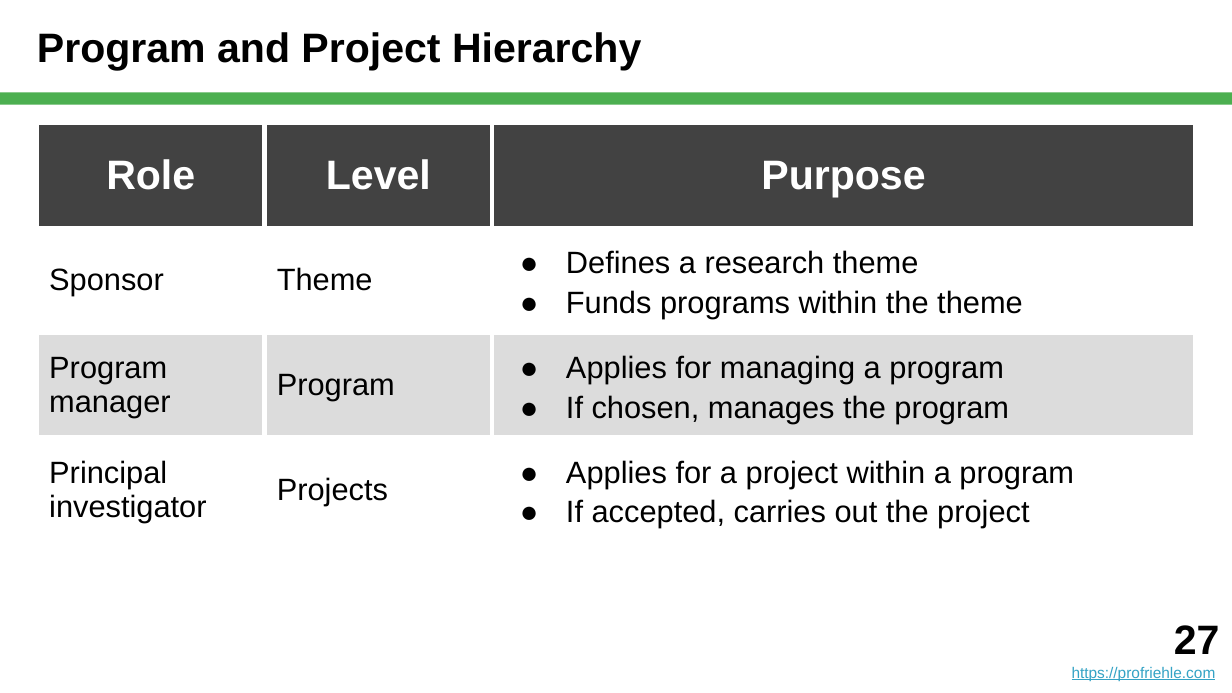
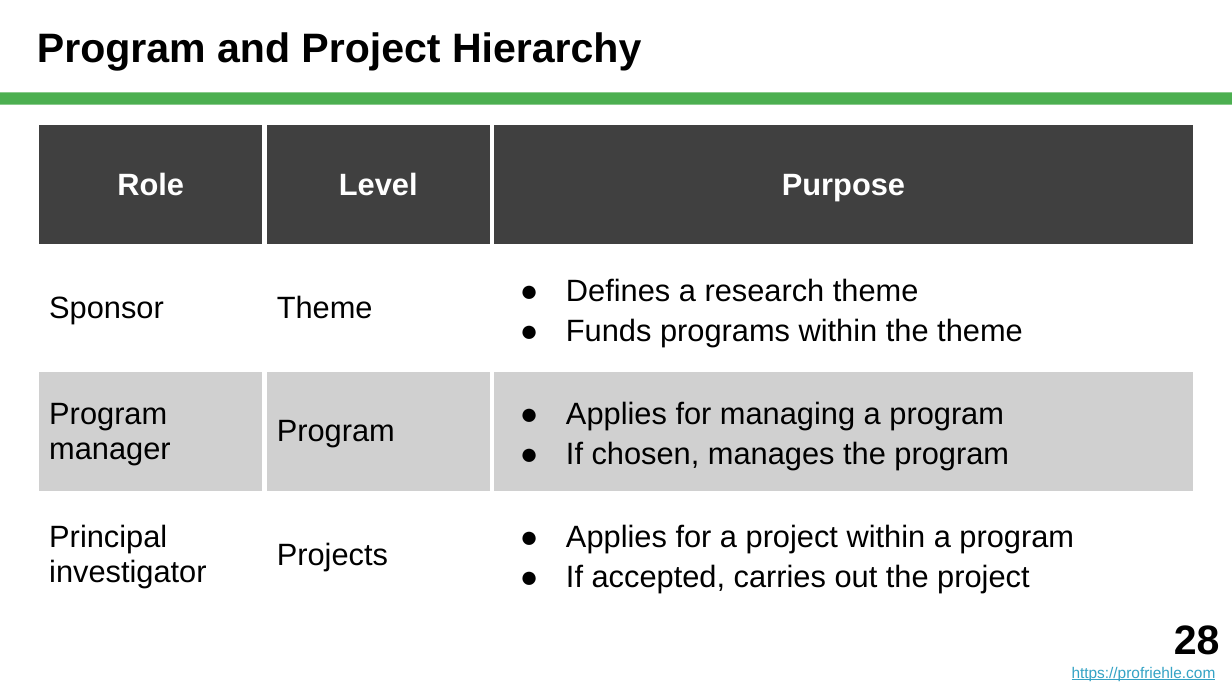
Before and after one commit to dirkriehle/nyt-course, a slide deck: slide 28 of Lecture slides/NYT C01 - What is Science.pptx (slide 27 before the commit). Drawn at 1232x693 pixels with LibreOffice and Linux fonts; fonts in the diff are those of the drawing. Boxes give left, top, right and bottom in pixels: in the first picture for what was removed or moved away, otherwise in the second. Text is boxed around its words. In the diff, an @@ line names an element or a change of style, - is before the commit and + after.

```diff
--- a/Lecture slides/NYT C01 - What is Science.pptx
+++ b/Lecture slides/NYT C01 - What is Science.pptx
@@ table at [37,123,1196,597] @@
@@ fill #424242 to #404040 in row 1 @@
@@ fill #DCDCDC to #D0D0D0 in row 3 @@
@@ size 24 to 18 pt in "Role", "Level", "Purpose" @@
@@ text at [1174,625,1220,655]: text changed @@
-27
+28
```
Also in this commit, not shown: 12 other slides changed, 2 slides added, 1 slide removed, 3 other files.
